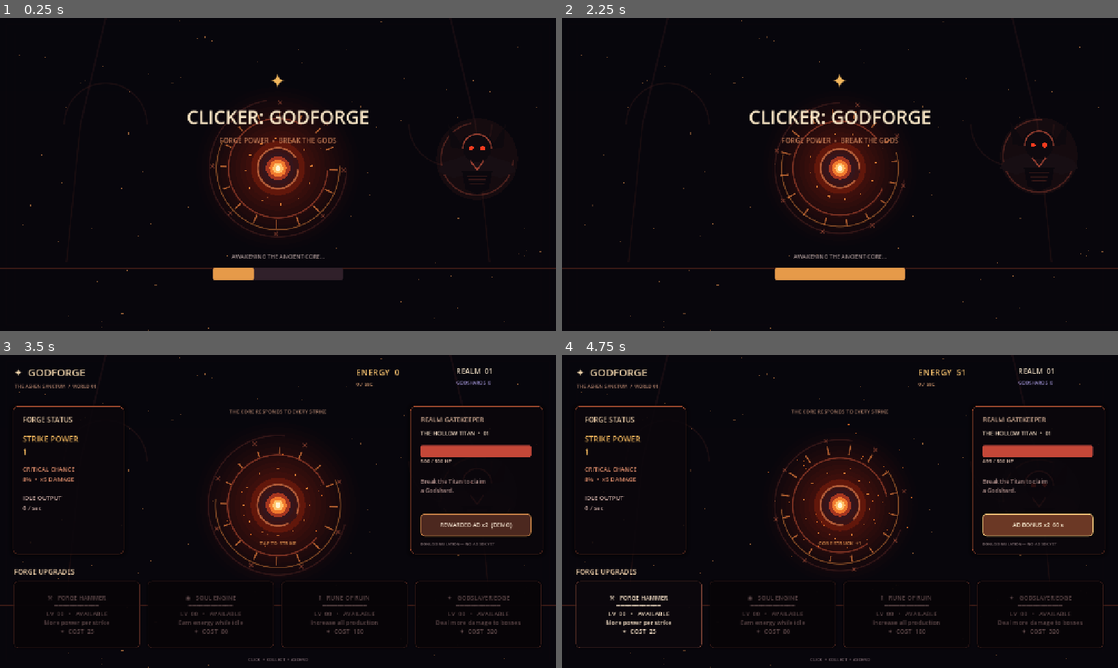
Above: before the commit, frames 1-4 (two rows, left to right).
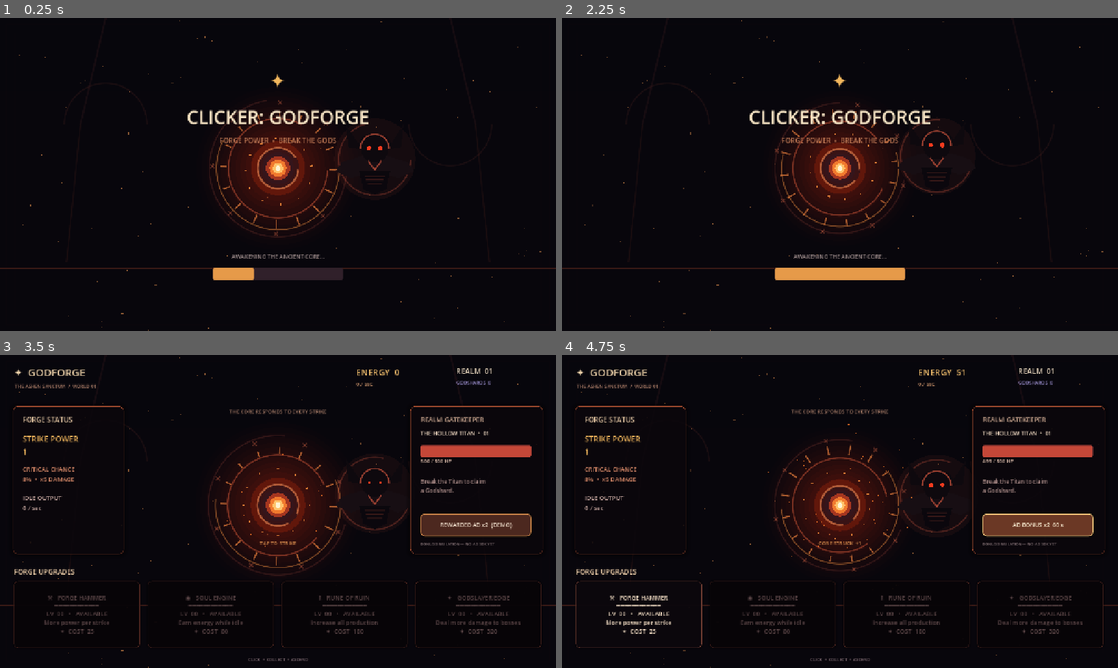
Above: after the commit, the same moments.

Repository: filesgloom-png/CLICKER-GODFORGE-
Game: Godot game, scene res://scenes/main.tscn
Two runs of this game, one before a commit and one after it. Both use one fixed random seed, a clock stepped at 60 frames per second and the inputs below.
Inputs (mouse positions are in pixels of both pictures, inside the frame that each line leads up to):
- Up to frame 1 (0.25 s): no input
- Up to frame 2 (2.25 s): no input
- Up to frame 3 (3.5 s): click "BEGIN ASCENSION" at 2.75 s
- Up to frame 4 (4.75 s): click (840, 495) at 3.5 s; click "REWARDED AD x2 (DEMO)" at 4.25 s

The runs differ from the first frame. In frame 1, 0.5% of the frame differs, in the area x 60-93%, y 33-57%; in frame 2, 0.5%, in the area x 60-92%, y 32-56%; in frame 3, 0.3%; in frame 4, 0.3%.

Commit message:
Reveal realm boss portrait in the gameplay composition

Diff:
--- a/scripts/game.gd
+++ b/scripts/game.gd
@@ -98,8 +98,6 @@
 		var p := Vector2(star.x * size.x, star.y * size.y)
 		var twinkle := 0.18 + 0.34 * absf(sin(pulse * star.z + star.x * 20.0))
 		draw_circle(p, 0.6 + star.z * 1.1, Color(1.0, 0.64, 0.34, twinkle))
-	# A translucent portrait behind the gatekeeper panel gives each realm a distinct boss silhouette.
-	_draw_boss_portrait(Vector2(size.x * 0.858, size.y * 0.445), boss_stage)
 	var center := Vector2(size.x * 0.5, size.y * 0.48 + core_recoil * 9.0)
 	var core_size := 1.0 + 0.035 * sin(pulse * 2.2) + hit_flash * 0.12
 	# Wide atmospheric bloom.
@@ -132,6 +130,8 @@
 		var a := TAU * float(i) / 12.0 - pulse * 0.3
 		var p := center + Vector2(cos(a), sin(a)) * (76.0 + 8.0 * sin(pulse + a))
 		draw_circle(p, 2.0 + hit_flash, Color(1.0, 0.58, 0.24, 0.8))
+	# Keep the realm boss in the open channel between the core and the right HUD; placing it under the opaque panel hid it completely.
+	_draw_boss_portrait(Vector2(size.x * 0.674, size.y * 0.445), boss_stage)
 	for ember in ember_particles:
 		draw_circle(Vector2(ember.x, ember.y), 1.4 + hit_flash, Color(1.0, 0.49, 0.16, 0.72))
 	# Critical strikes create a bright expanding rune shockwave.
